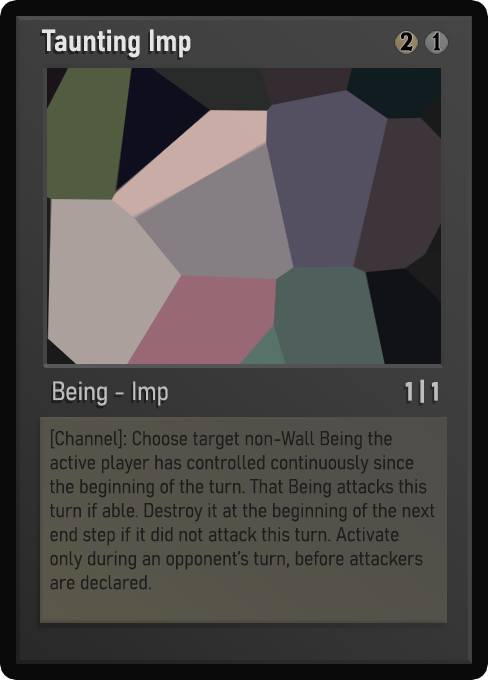
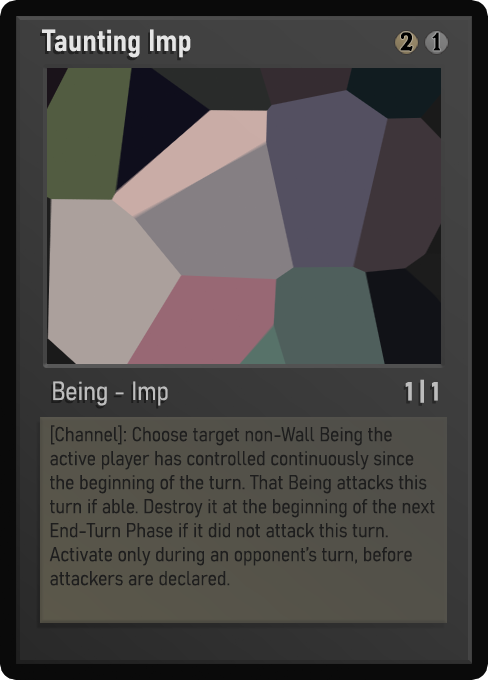
Comparing the layer stacks of the two 488px x 680px images. Changes:
renamed "Desc_smaller" to "Desc_small", showed it, moved it above "Desc_smaller", painted on it over 49, 425, 435, 586
renamed "Desc_small" to "Desc_smaller", hid it, painted on it over 49, 425, 435, 590
